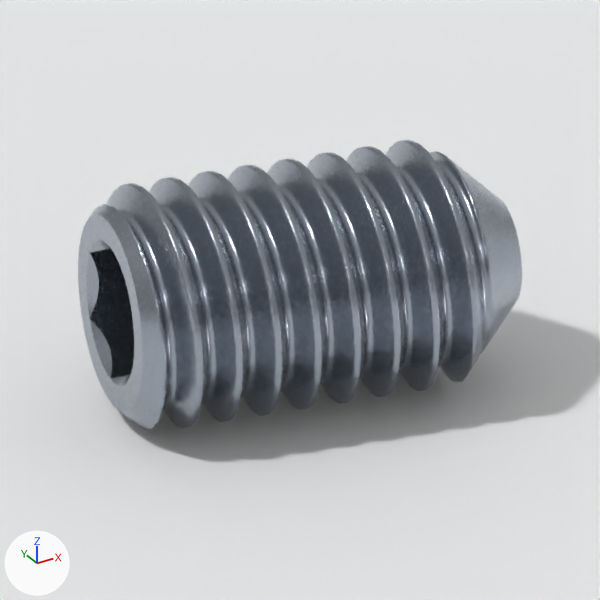
A saved change to the Blender file navigation_oobb/hardware/screw/grub/hex_head/stainless_steel/m3_diameter/5_mm_length/three_d_model/studio.blend.
The view is the same before and after, from the file's camera 'product camera'. The lights are fixed; the arrows at lower left show +X, +Y and +Z. The picture after the commit comes second.

Objects in the first picture: 'product full', 'product seamless floor'.
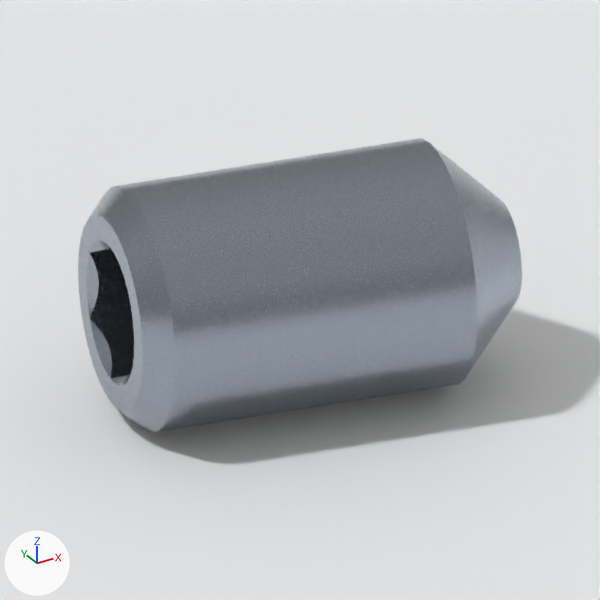
Diff of the bpy script that builds the scene:
```diff
--- a/navigation_oobb/hardware/screw/grub/hex_head/stainless_steel/m3_diameter/5_mm_length/three_d_model/studio.blend.py
+++ b/navigation_oobb/hardware/screw/grub/hex_head/stainless_steel/m3_diameter/5_mm_length/three_d_model/studio.blend.py
@@ ob_product_full @@
 ob_product_full.rotation_euler = (-0.209, -1.571, 0.0)  # degrees (-12, -90, 0)
+ob_product_full.hide_viewport = True
@@ ob_product_display @@
 ob_product_display.rotation_euler = (-0.209, -1.571, 0.0)  # degrees (-12, -90, 0)
-ob_product_display.hide_viewport = True
```

Changed parts and their boxes [x1, y1, x2, y2] in the pictures (600 x 600 px):
'product display', shown: after [78, 138, 522, 433]
'product full', hidden: before [78, 140, 522, 430]
